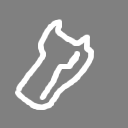
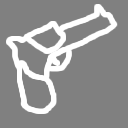
The second (128, 128) image is a revision of the first. Changes to its layers:
hid "tazer" over [15, 19, 94, 110]
showed "pistol" over [6, 4, 118, 114]
